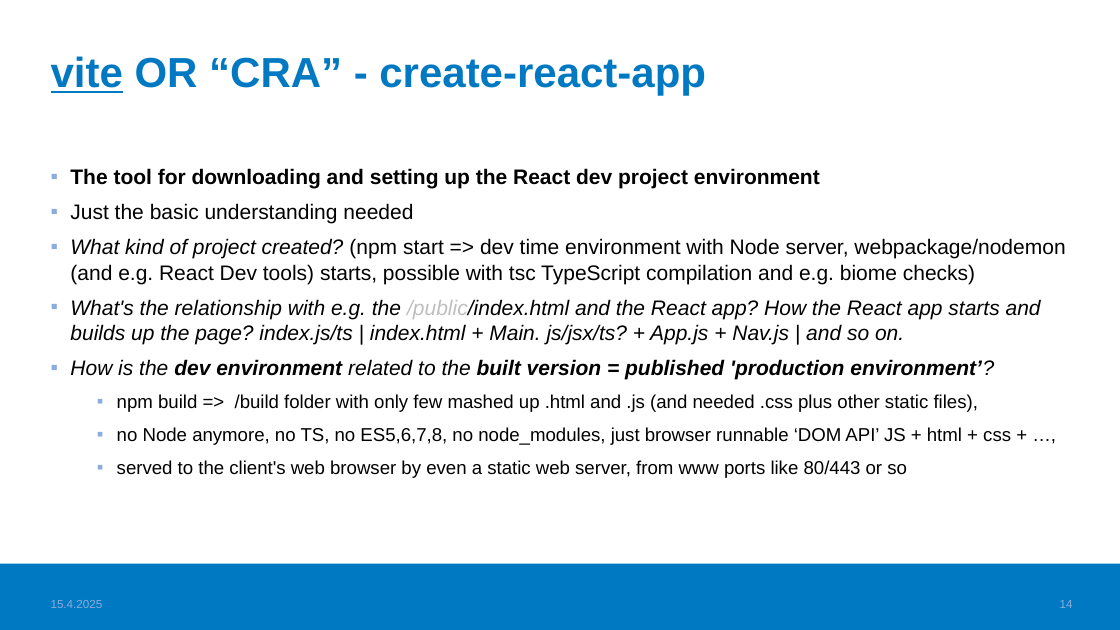
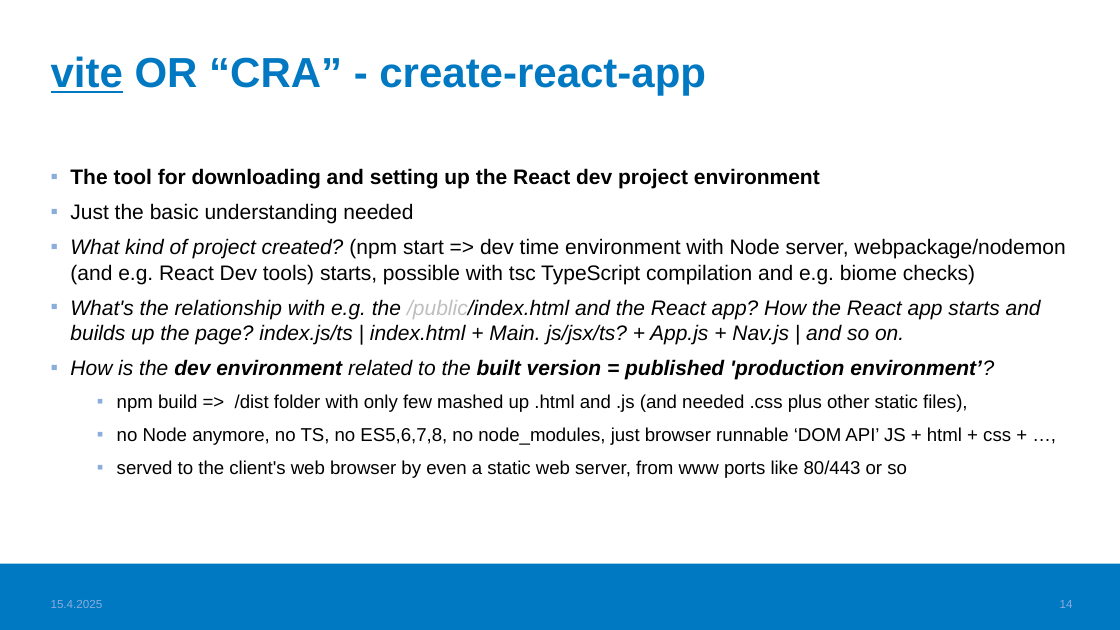
Before and after one commit to valju/docs_frontend_design, a slide deck: slide 14 of FrontendStuff_ForExam.pptx. Drawn at 1120x630 pixels with LibreOffice and Linux fonts; fonts in the diff are those of the drawing; background and template pictures are left out. Boxes give left, top, right and bottom in pixels: in the first picture for what was removed or moved away, otherwise in the second. Text is boxed around its words. In the diff, an @@ line names an element or a change of style, - is before the commit and + after.

```diff
--- a/FrontendStuff_ForExam.pptx
+++ b/FrontendStuff_ForExam.pptx
@@ text at (117,394,967,412): text changed @@
-  ▪ npm build => /build folder with only few mashed up .html and .js (and needed .css plus other static files),
+  ▪ npm build => /dist folder with only few mashed up .html and .js (and needed .css plus other static files),
```
Also in this commit, not shown: 3 other slides changed.
